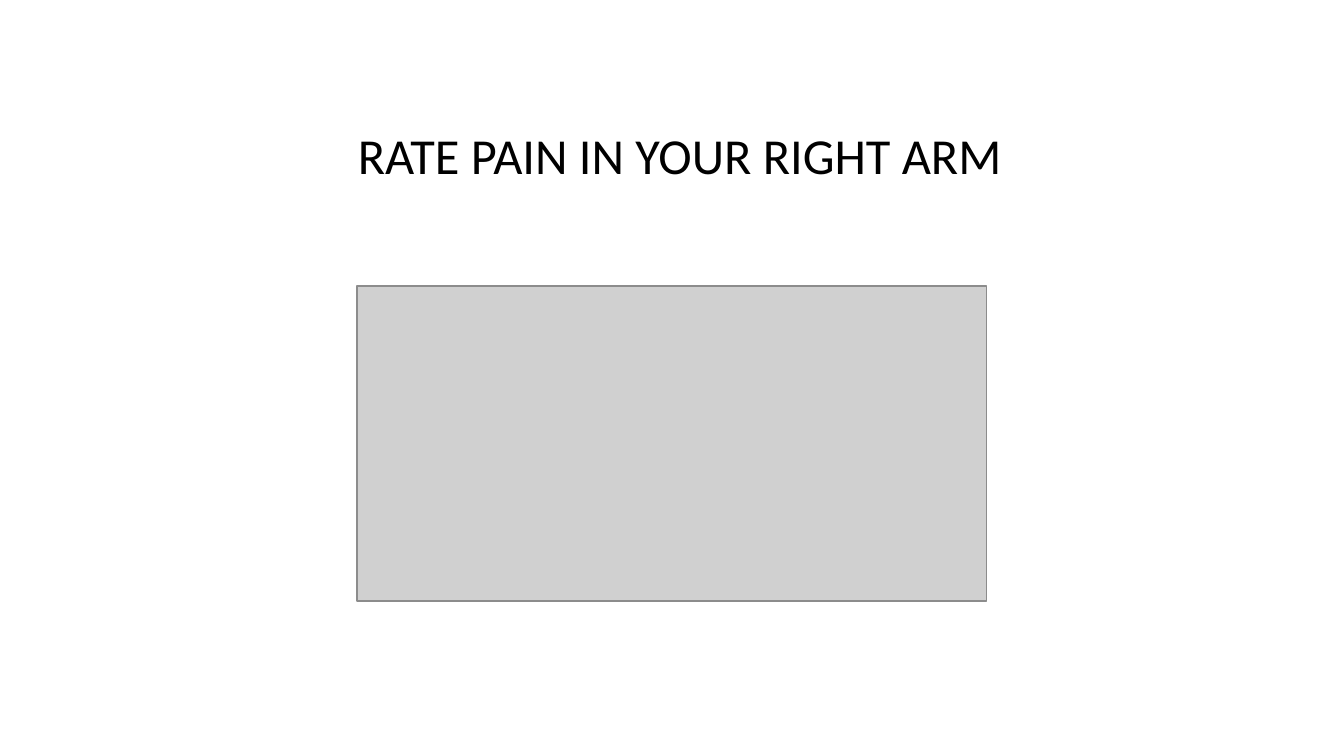
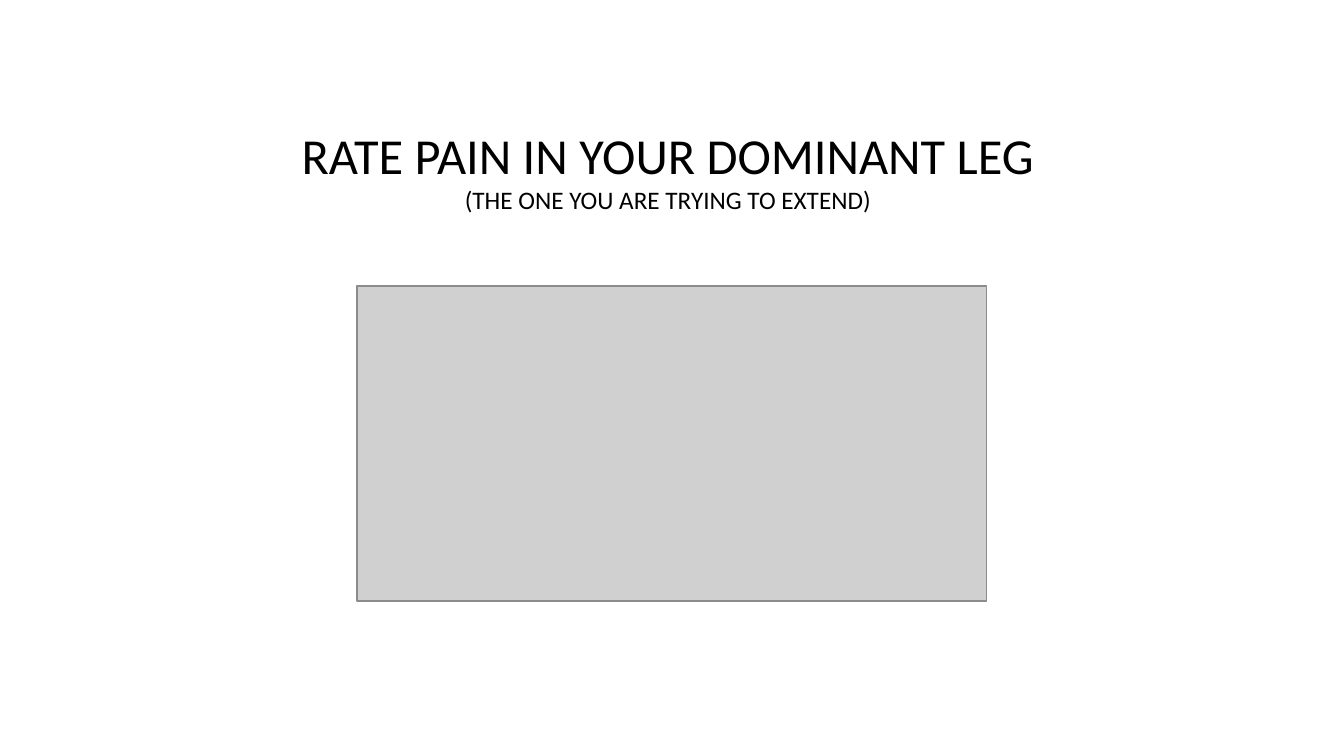
Before and after one commit to LabBench-Society/Protocols.Beta, a slide deck: slide 15 of docs/painEffort/Images.pptx. Drawn at 1344x756 pixels with LibreOffice and Linux fonts; fonts in the diff are those of the drawing; grey boxes stand for pictures. Boxes give left, top, right and bottom in pixels: in the first picture for what was removed or moved away, otherwise in the second. Text is boxed around its words. In the diff, an @@ line names an element or a change of style, - is before the commit and + after.

Commit message:
Updates Images for the Pain Effort Protocol

```diff
--- a/docs/painEffort/Images.pptx
+++ b/docs/painEffort/Images.pptx
@@ text at (302, 141, 1034, 213): text changed; size 36 to 18 pt @@
-RATE PAIN IN YOUR RIGHT ARM
+RATE PAIN IN YOUR DOMINANT LEG
+(THE ONE YOU ARE TRYING TO EXTEND)
```
Also in this commit, not shown: 9 other slides changed, 19 other files.
